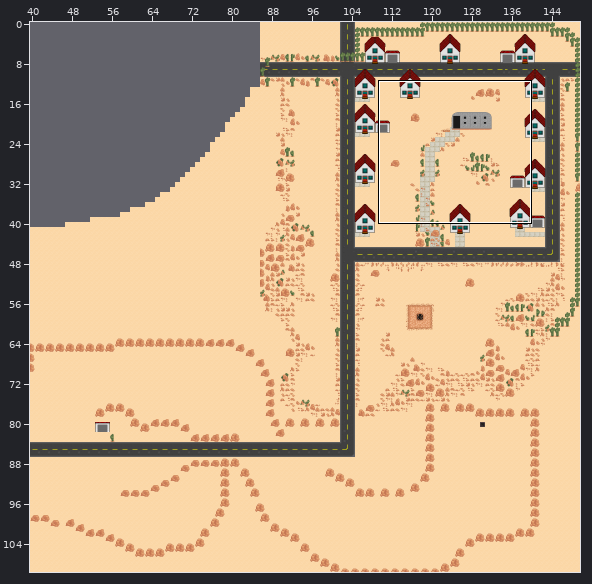
A Tiled map gets an edit: resources/scenes/map/citySouth.tmx. Above, an overview of the earlier version with the close-up marked.
Close-up. As it was:
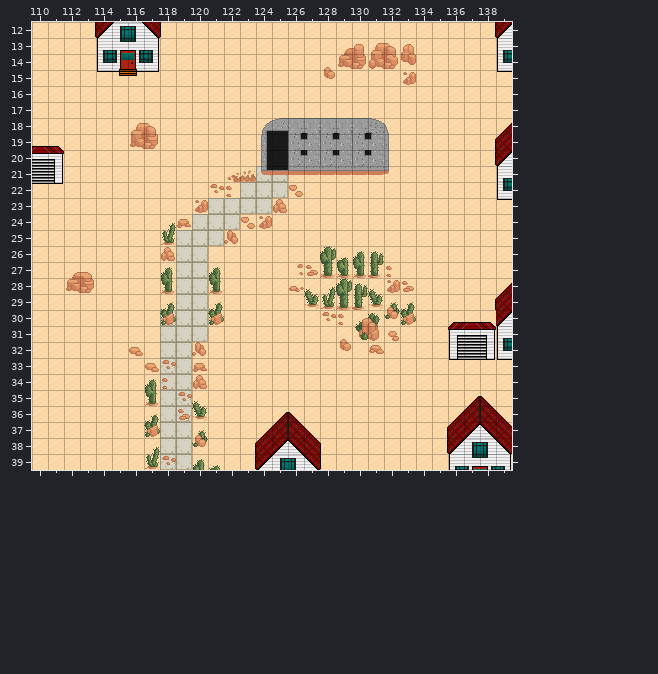
Cells are 16x16 px. Shown: x 110..139, y 12..39. The commit also changed other parts of the map, which this record leaves out. The old version is drawn lined up with the new one.
And afterwards:
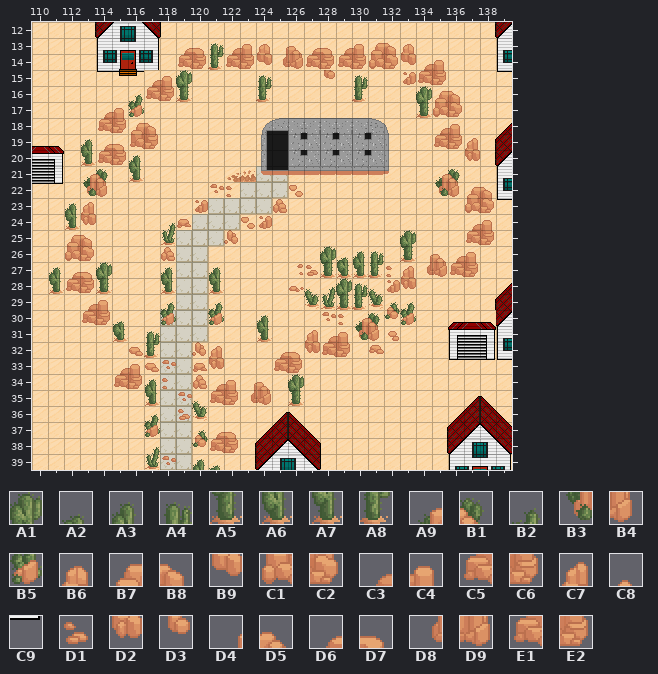
Key: from "FULL_DESERT_TILESET_WIP": A1 6, A2 7, A3 8, A4 9, A5 38, A6 39, A7 40, A8 41, A9 70, B1 71, B2 73, B3 102, B4 103, B5 105, B6 131, B7 134, B8 135, B9 163, C1 166, C2 167, C3 198, C4 199, C5 230, C6 231, C7 259, C8 260, C9 273, D1 289, D2 291, D3 292, D4 322, D5 323, D6 326, D7 327, D8 354, D9 355, E1 358, E2 359.
__ is an empty cell.
Change:
map size 150x120 -> 150x140 cells
Layer "rocksAndBuildings":
y 13: x 119..128 __ __ __ __ __ __ __ __ __ __ -> D6 D7 A4 C3 C4 B6 D4 D5 D6 D7
y 14: x 119..128 __ __ __ __ __ __ __ __ __ C8 -> E1 E2 A8 C5 C6 B9 D8 D9 E1 E2; x 134..135 __ __ -> C3 C4
y 15: x 117..119 C9 __ __ -> C3 C4 A1; x 124 __ -> A4; x 130 __ -> A4; x 134..135 __ __ -> C5 C6
y 16: x 116..119 __ __ __ __ -> B2 C5 C6 A5; x 124 __ -> A8; x 130 __ -> A8; x 134..136 __ __ __ -> A1 B7 B8
y 17: x 114..116 __ __ __ -> C3 C4 B5; x 134..136 __ __ __ -> A5 C1 C2
y 18: x 114..115 __ __ -> C5 C6; x 135..136 __ __ -> C3 C4
y 19: x 113..115 __ __ __ -> A3 D6 D7; x 135..137 __ __ __ -> C5 C6 C7
y 20: x 113..116 __ __ __ __ -> A7 E1 E2 A3; x 137 __ -> D2
y 21: x 113..114 __ __ -> A9 B1; x 116 __ -> A7; x 135..136 __ __ -> A9 B1
y 22: x 113..114 __ __ -> B3 B4; x 135..138 __ __ __ __ -> B3 B4 B7 B8
y 23: x 112..113 __ __ -> A3 C7; x 137..138 __ __ -> C1 C2
y 24: x 112..113 __ __ -> A7 D2; x 137..138 __ __ -> C3 C4
y 25: x 112..113 __ __ -> B7 B8; x 133 __ -> A1; x 137..138 __ __ -> C5 C6
y 26: x 112..113 __ __ -> C1 C2; x 133..137 __ __ __ __ __ -> A5 D4 D5 C3 C4
y 27: x 111 __ -> A3; x 114 __ -> A1; x 133..137 __ __ __ __ __ -> C7 D8 D9 C5 C6
y 28: x 111 __ -> A7; x 114 __ -> A5; x 133 D1 -> D2
y 29: x 113..114 __ __ -> C3 C4
y 30: x 113..115 __ __ __ -> C5 C6 A2; x 124 __ -> A3
y 31: x 115 __ -> A6; x 117 __ -> A4; x 124 __ -> A7; x 127..129 __ __ C8 -> C7 C3 C4
y 32: x 117 __ -> A8; x 121 __ -> C7; x 125..129 __ __ __ __ D3 -> D6 D7 D2 C5 C6
y 33: x 115..116 __ __ -> C3 C4; x 121 __ -> D2; x 125..126 __ __ -> E1 E2
y 34: x 115..116 __ __ -> C5 C6; x 121..124 __ __ __ __ -> C3 C4 D4 D5; x 126 __ -> A1
y 35: x 121..124 __ __ __ __ -> C5 C6 D8 D9; x 126 __ -> A5
y 37: x 121..122 __ __ -> D6 D7
y 38: x 121..122 __ __ -> E1 E2
Changed places in both close-ups, as pixel boxes (x1, y1, x2, y2):
changed: (49, 43, 351, 406)
changed: (400, 60, 494, 292)
added: (352, 75, 368, 102)
added: (210, 432, 238, 453)
